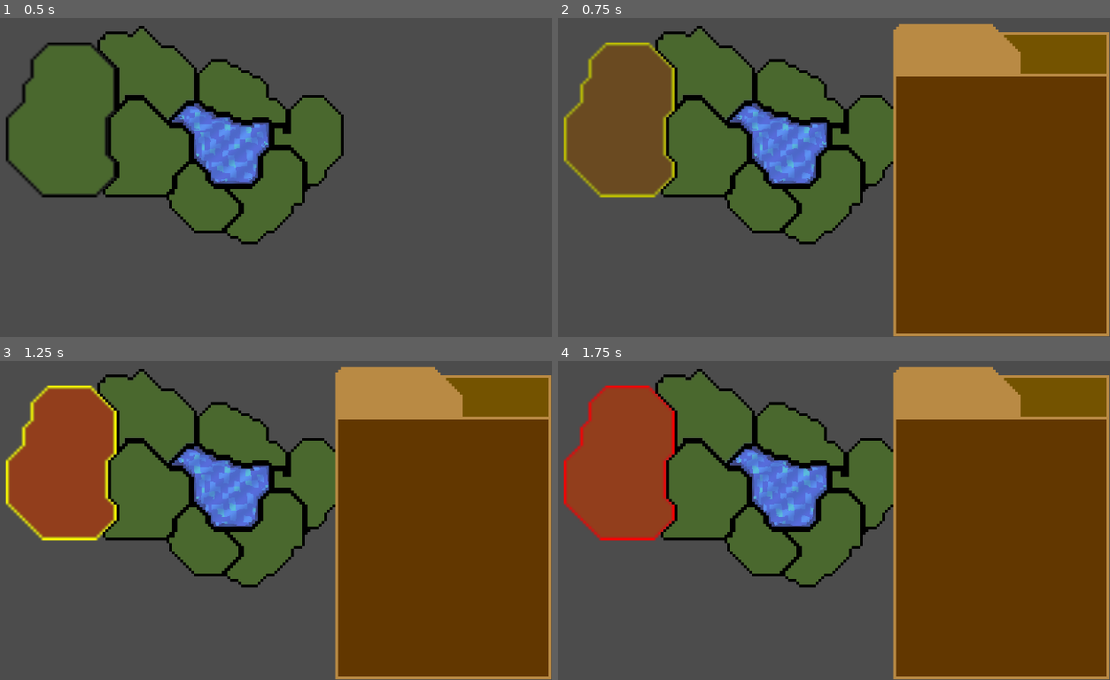
Above: before the commit, frames 1-4 (two rows, left to right).
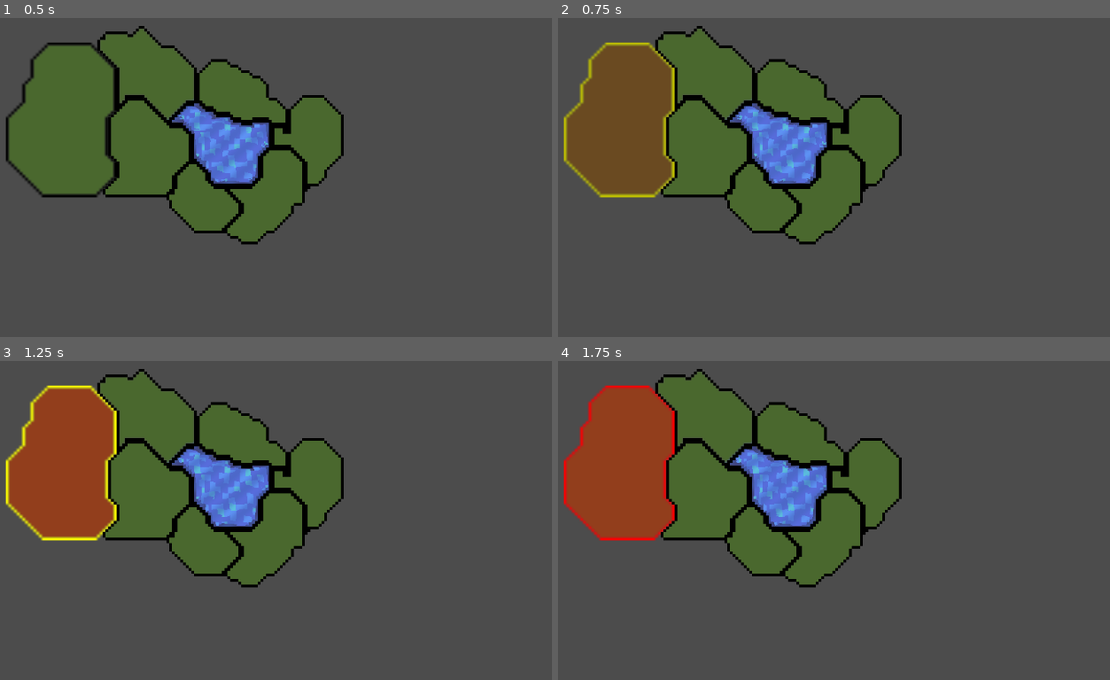
Above: after the commit, the same moments.

Repository: Raelr/StrategyGame
Game: Godot game, scene res://Scenes/World.tscn
Same seed, same stepped clock (60 frames per second), same inputs: the game is played once before the commit and once after it.
Inputs (mouse positions are in pixels of both pictures, inside the frame that each line leads up to):
- Up to frame 1 (0.5 s): no input
- Up to frame 2 (0.75 s): tap Enter at 0.5 s; move the mouse to (618, 120) at 0.52 s; press the mouse at (618, 120) at 0.53 s
- Up to frame 3 (1.25 s): no input
- Up to frame 4 (1.75 s): tap Space at 1.25 s; move the mouse to (922, 539) at 1.27 s; release the mouse at (922, 539) at 1.28 s; click (922, 539) at 1.35 s

Frame 1 is identical in both runs. In frame 2, 38% of the frame differs, in the area x 60-100%, y 1-100%; in frame 3, 38%; in frame 4, 38%.

Commit message:
Added a new panel and added a label for the regions

Diff:
--- /dev/null
+++ b/Scenes/RegionPanel.tscn
@@ -0,0 +1,28 @@
+[gd_scene load_steps=5 format=2]
+
+[ext_resource path="res://Sprites/RegionPanel.png" type="Texture" id=1]
+[ext_resource path="res://fonts/00TT.TTF" type="DynamicFontData" id=2]
+[ext_resource path="res://Scripts/RegionPanel.gd" type="Script" id=3]
+
+[sub_resource type="DynamicFont" id=1]
+size = 11
+font_data = ExtResource( 2 )
+
+[node name="RegionPanel" type="Sprite"]
+texture = ExtResource( 1 )
+script = ExtResource( 3 )
+
+[node name="NameText" type="Label" parent="."]
+margin_left = -38.8083
+margin_top = -51.0
+margin_right = 17.1917
+margin_bottom = -41.0
+grow_vertical = 2
+rect_scale = Vector2( 0.779278, 0.779278 )
+custom_fonts/font = SubResource( 1 )
+text = "Region"
+align = 1
+autowrap = true
+__meta__ = {
+"_edit_use_anchors_": false
+}
--- a/Scenes/World.tscn
+++ b/Scenes/World.tscn
@@ -24,8 +24,8 @@
 [ext_resource path="res://Sprites/Region7Details.png" type="Texture" id=22]
 [ext_resource path="res://Sprites/Region7Overlay.png" type="Texture" id=23]
 [ext_resource path="res://Sprites/Region7Outline.png" type="Texture" id=24]
+[ext_resource path="res://Scenes/RegionPanel.tscn" type="PackedScene" id=25]
 [ext_resource path="res://Scripts/WorldManager.gd" type="Script" id=26]
-[ext_resource path="res://Sprites/RegionPanelV2.png" type="Texture" id=27]
 
 [node name="World" type="Node2D"]
 script = ExtResource( 26 )
@@ -49,7 +49,7 @@
 region_overlay = ExtResource( 4 )
 occupied_color = Color( 0, 0, 0, 0 )
 change_duration = 2.0
-region_name = "WestRegion"
+region_name = "Weslund"
 
 [node name="Details" parent="WestRegion" index="0"]
 texture = ExtResource( 2 )
@@ -75,7 +75,7 @@
 region_overlay = ExtResource( 7 )
 occupied_color = Color( 0, 0, 0, 0 )
 change_duration = 2.0
-region_name = "SouthRegion"
+region_name = "Asosia"
 
 [node name="Details" parent="SouthRegion" index="0"]
 texture = ExtResource( 6 )
@@ -98,7 +98,7 @@
 region_overlay = ExtResource( 10 )
 occupied_color = Color( 0, 0, 0, 0 )
 change_duration = 2.0
-region_name = "NorthRegion"
+region_name = "Emyndur"
 
 [node name="Details" parent="NorthRegion" index="0"]
 position = Vector2( -0.339638, -0.123505 )
@@ -122,7 +122,7 @@
 region_overlay = ExtResource( 14 )
 occupied_color = Color( 0, 0, 0, 0 )
 change_duration = 2.0
-region_name = "EastRegion"
+region_name = "Tuzari"
 
 [node name="Details" parent="EastRegion" index="0"]
 texture = ExtResource( 13 )
@@ -147,7 +147,7 @@
 region_overlay = ExtResource( 16 )
 occupied_color = Color( 0, 0, 0, 0 )
 change_duration = 2.0
-region_name = "SouthLakeRegion"
+region_name = "Albus"
 
 [node name="Details" parent="SouthLakeRegion" index="0"]
 texture = ExtResource( 17 )
@@ -170,7 +170,7 @@
 region_overlay = ExtResource( 19 )
 occupied_color = Color( 0, 0, 0, 0 )
 change_duration = 2.0
-region_name = "SouthEastLakeRegion"
+region_name = "Duvej"
 
 [node name="Details" parent="SouthEastLakeRegion" index="0"]
 texture = ExtResource( 21 )
@@ -193,7 +193,7 @@
 region_overlay = ExtResource( 23 )
 occupied_color = Color( 0, 0, 0, 0 )
 change_duration = 2.0
-region_name = "EastLakeRegion"
+region_name = "Pietro"
 
 [node name="Details" parent="EastLakeRegion" index="0"]
 texture = ExtResource( 22 )
@@ -219,10 +219,9 @@
 current = true
 zoom = Vector2( 0.25, 0.25 )
 
-[node name="RegionPanel" type="Sprite" parent="."]
-visible = false
-position = Vector2( 587.877, 302.93 )
-texture = ExtResource( 27 )
+[node name="RegionPanel" parent="." instance=ExtResource( 25 )]
+position = Vector2( 666.998, 303.427 )
+visible_pos = Vector2( 588.241, 303.427 )
 
 [editable path="Water"]
 
--- /dev/null
+++ b/Scripts/RegionPanel.gd
@@ -0,0 +1,6 @@
+extends Node2D
+
+export (Vector2) var visible_pos
+
+func update_panel(regionName):
+	$NameText.text = regionName
--- a/Scripts/WorldManager.gd
+++ b/Scripts/WorldManager.gd
@@ -4,5 +4,5 @@
 	$RegionPanel.visible = state
 
 func populate_ui(region_name):
-	print(region_name)
+	$RegionPanel.update_panel(region_name)
 	set_ui_state(true)
Binary file removed: Sprites/LakeWater.png
Binary file added: Sprites/RegionPanel.png
Not shown, changed: Sprites/RegionPanel.png.import
Binary file removed: Sprites/RegionPanelV2.png
Not shown, removed: Sprites/RegionPanelV2.png.import
Binary file added: fonts/00TT.TTF
Binary file added: fonts/DisposableDroidBB.ttf
